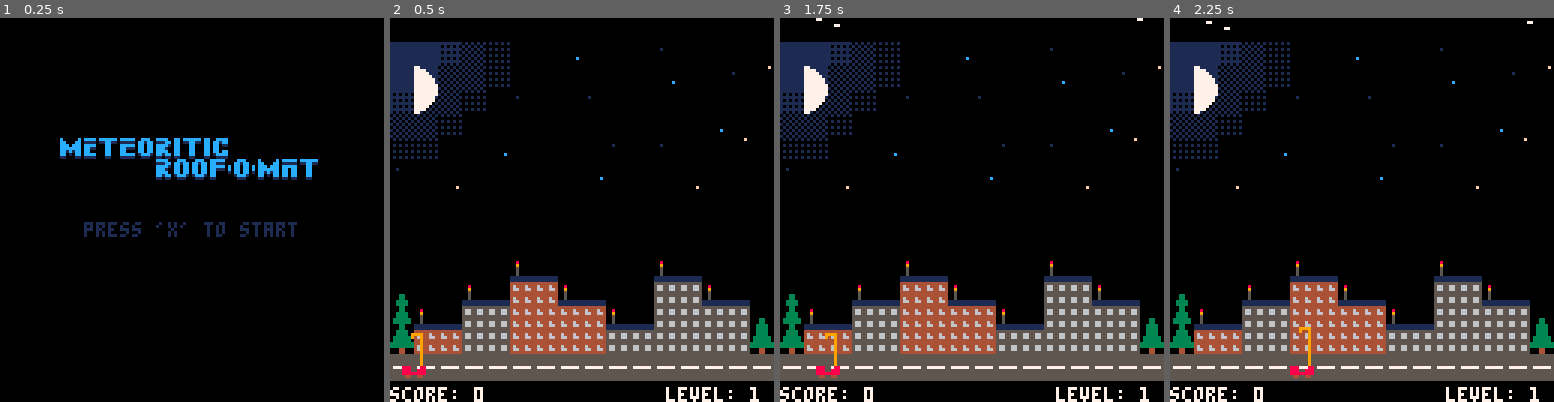
Above: before the commit, frames 1-4 (left to right).
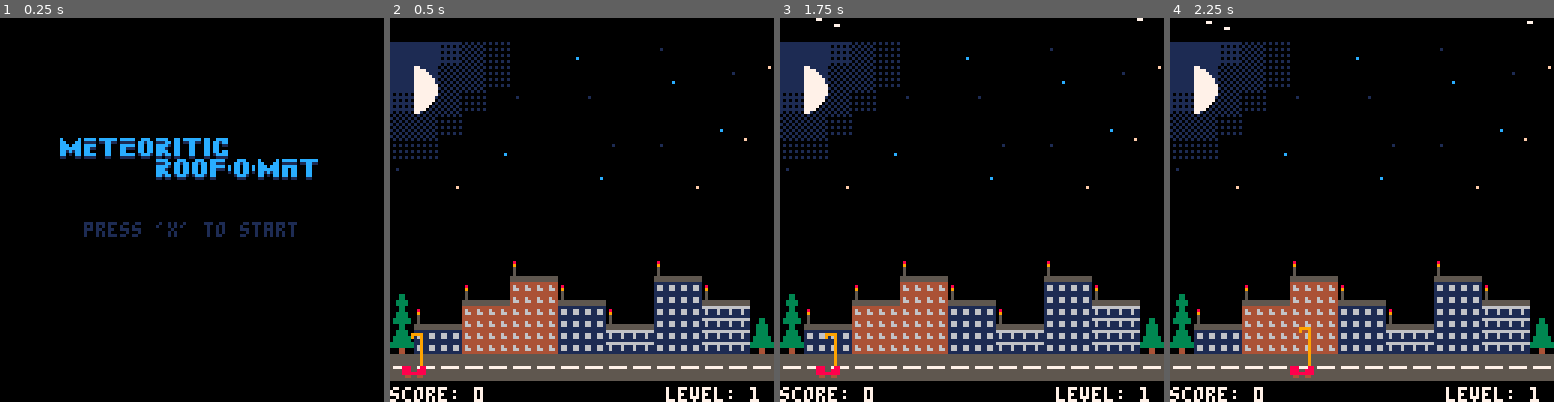
Above: after the commit, the same moments.

Repository: adam-sporka/pico-8-projects
Game: PICO-8 cartridge games/meteoritic-roof-o-mat/meteoritic-roof-o-mat.p8
Two runs of this game, one before a commit and one after it. Both use one fixed random seed, a clock stepped at 60 frames per second and the inputs below.
Inputs:
- Up to frame 1 (0.25 s): no input
- Up to frame 2 (0.5 s): tap X (X key) at 0.33 s
- Up to frame 3 (1.75 s): tap O (Z key) at 0.7, 1.7 s; tap X (X key) at 1.07 s; hold Right from 1.6 s (still down)
- Up to frame 4 (2.25 s): tap X (X key) at 1.85 s; release Right at 2.1 s; tap O (Z key) at 2.1 s; hold Up from 2.15 s (still down)

Frame 1 is identical in both runs. In frame 2, 8.7% of the frame differs, in the area x 6-94%, y 63-88%; in frame 3, 8.7%; in frame 4, 8.8%.

Commit message:
Meteoritic Roof-o-mat (2016-05-13): Assets modified

Diff:
--- a/games/meteoritic-roof-o-mat/meteoritic-roof-o-mat.p8
+++ b/games/meteoritic-roof-o-mat/meteoritic-roof-o-mat.p8
@@ -68,7 +68,7 @@
  w.bldgs[b].state=200
  w.bldgs[b].roof=0
  w.bldgs[b].health=100
- w.bldgs[b].color=flr(rnd(3)+16)
+ w.bldgs[b].color=flr(rnd(4)+16)
  for a=x,x+width-1 do
   w.x_to_bldg[a]=b
  end
@@ -421,21 +421,21 @@
 
 __gfx__
 00000000000000000000000000000000000000000000000000000000000000000000000000000000000000000000000000000000000000000000000000000000
-00000000000000000000000000000000000000000000000000000000000000000080000000000000000000000000000000800000000000000000000000000000
-00000000000000000000000000000000000000000000000000000000000000000090000000000000000000000000000000900000000000000000000000000000
-00000000000000000000000000000000000000000000000000000000000000000050000000000000000000000000000000500000000000000000000000000000
-00000000000000000000000000000000000000000000000000000000000000000050000000000000000000000000000000500000000000000000000000000000
-00000000000000000000000000000000000000000000000000000000000000000050000000000000000000000000000000500000000000000000000000000000
-0000000011111111000000000000000000000000cccccccc000000000000000011111111111111110000000000000000cccccccccccccccc0000000000000000
-0000000011111111111111111100100100000000cccccccccccccccccc00c00c11111111111111111111111111001001cccccccccccccccccccccccccc00c00c
-55555555444444446666666600000000555550500000000000000000000000000000000000000000000000000000000000000000000000000000000000000000
-56655665464446441611161100000000060006050000000000000000000000000009999000099990000000000000000000000000000000000000000000000000
-56655665466446641611161100000000060505550000000000000000000000000009009000090090000000000000000000000000000000000000000000000000
-55555555444444441111111100000000000050500000000000000000000000000000009000000090000000000000000000000000000000000000000000000000
-555555554444444466666666000000005555055500000000000000000003300000000090000c0090000000000000000000000000000000000000000000000000
-56655665464446441611161100000000560500000000000000000000000330000000009000c0c090000000000000000000000000000000000000000000000000
-56655665466446641611161100000000565056600000000000000000003333000000009000000090000000000000000000000000000000000000000000000000
-55555555444444441111111100000000500050500000000000000000003333000000009000000090000000000000000000000000000000000000000000000000
+00000000000000000000000000000000000000000000000000000000000000000800000000000000000000000000000000800000000000000000000000000000
+00000000000000000000000000000000000000000000000000000000000000000900000000000000000000000000000000900000000000000000000000000000
+00000000000000000000000000000000000000000000000000000000000000000500000000000000000000000000000000500000000000000000000000000000
+00000000000000000000000000000000000000000000000000000000000000000500000000000000000000000000000000500000000000000000000000000000
+00000000000000000000000000000000000000000000000000000000000000000500000000000000000000000000000000500000000000000000000000000000
+0000000011111111000000000000000000000000cccccccc000000000000000055555555555555550000000000000000cccccccccccccccc0000000000000000
+0000000011111111111111111100100100000000cccccccccccccccccc00c00c55555555555555555555555555005005cccccccccccccccccccccccccc00c00c
+44444444444444446666666611111111555550500000000000000000000000000000000000000000000000000000000000000000000000000000000000000000
+46644664464446441611161116611661060006050000000000000000000000000009999000099990000000000000000000000000000000000000000000000000
+46644664466446641611161116611661060505550000000000000000000000000009009000090090000000000000000000000000000000000000000000000000
+44444444444444441111111111111111000050500000000000000000000000000000009000000090000000000000000000000000000000000000000000000000
+444444444444444466666666111111115555055500000000000000000003300000000090000c0090000000000000000000000000000000000000000000000000
+46644664464446441611161116611661560500000000000000000000000330000000009000c0c090000000000000000000000000000000000000000000000000
+46644664466446641611161116611661565056600000000000000000003333000000009000000090000000000000000000000000000000000000000000000000
+44444444444444441111111111111111500050500000000000000000003333000000009000000090000000000000000000000000000000000000000000000000
 00000000555555555555555500000000000000000000000000000000000330000000009000000000771111111111111111111111000000000000000000000000
 00000000000000005555555500000000000000000000000000000000000330000000009000000000777711111111111110101010000000000000000000000000
 00000000000000005555555500000000000000000000000000000000003333000000009000000000777771111111111111111111000000000000000000000000
Not shown, changed: the music (__music__) section of games/meteoritic-roof-o-mat/meteoritic-roof-o-mat.p8
Not shown, changed: the sound effects (__sfx__) section of games/meteoritic-roof-o-mat/meteoritic-roof-o-mat.p8
